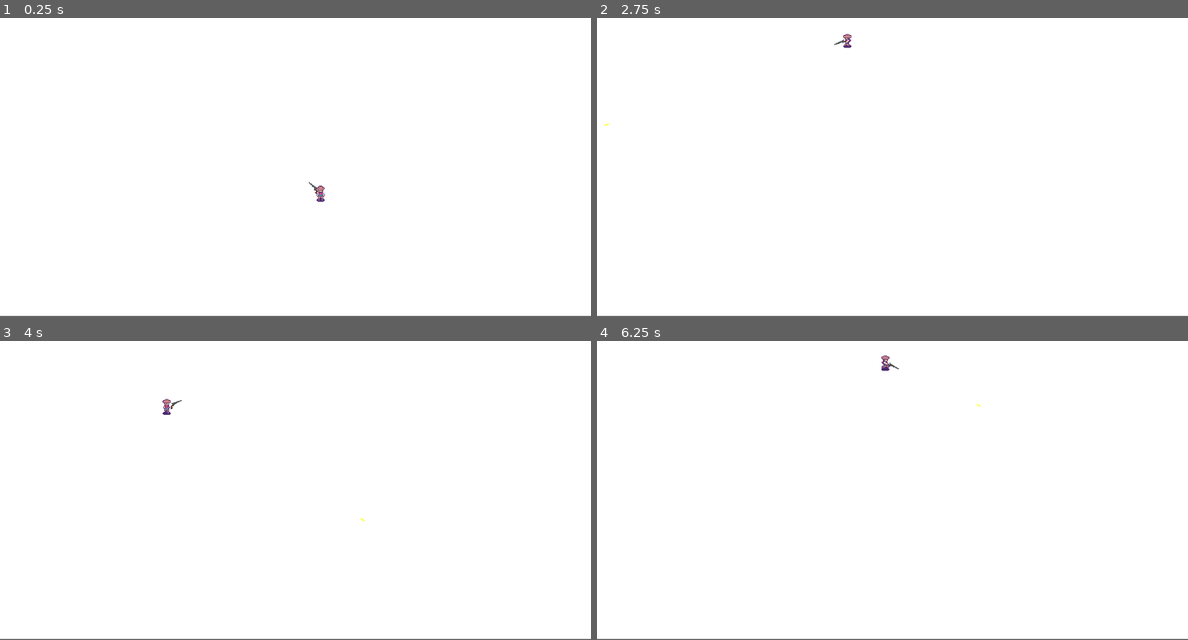
Above: before the commit, frames 1-4 (two rows, left to right).
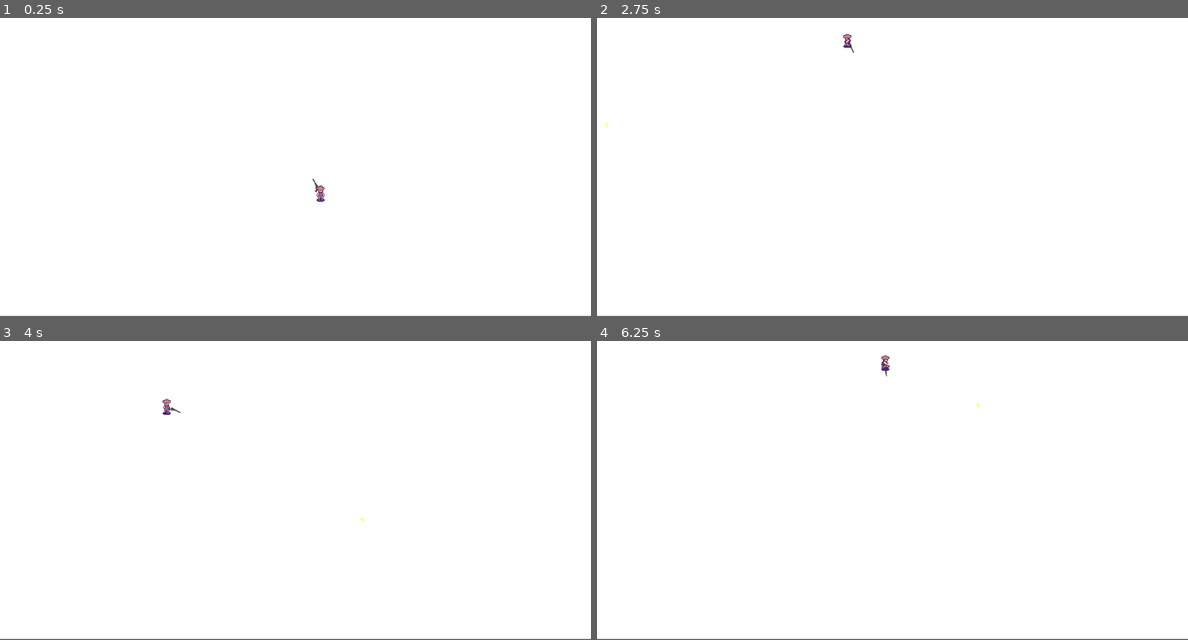
Above: after the commit, the same moments.

Repository: AugustanaCSC490Spring2025/Trail
Game: Godot game, scene res://Scenes/FreeRoamGame.tscn
Two runs of this game, one before a commit and one after it. Both use one fixed random seed, a clock stepped at 60 frames per second and the inputs below. This scene is started directly instead of the project's main scene.
Inputs (mouse positions are in pixels of both pictures, inside the frame that each line leads up to):
- Up to frame 1 (0.25 s): no input
- Up to frame 2 (2.75 s): tap Enter at 0.5 s; move the mouse to (862, 218) at 0.52 s; hold W (move up) 0.53-2.03 s; click (862, 218) at 0.6 s; move the mouse to (1069, 200) at 1.27 s; click (1069, 200) at 1.35 s; move the mouse to (715, 101) at 2.02 s; hold A (move left) from 2.03 s (still down); tap Mouse wheel down (zoom_in) at 2.1 s; click (715, 101) at 2.3 s
- Up to frame 3 (4 s): move the mouse to (325, 472) at 2.77 s; tap Mouse wheel up (zoom_out) at 2.85 s; click (325, 472) at 3.05 s; move the mouse to (206, 391) at 3.52 s; release A (move left) at 3.53 s; hold S (move down) from 3.53 s (still down); click (206, 391) at 3.6 s
- Up to frame 4 (6.25 s): move the mouse to (1022, 457) at 4.27 s; release S (move down) at 4.28 s; hold D (move right) 4.28-5.03 s; click (1022, 457) at 4.35 s; move the mouse to (774, 490) at 5.02 s; hold W (move up) 5.03-5.78 s; tap Mouse wheel down (zoom_in) at 5.1 s; click (774, 490) at 5.3 s; move the mouse to (951, 400) at 5.77 s; hold D (move right) from 5.78 s (still down); tap Mouse wheel up (zoom_out) at 5.85 s; click (951, 400) at 6.05 s

The runs differ from the first frame. In frame 1, less than 0.1% of the frame differs, in the area x 52-54%, y 53-60%; in frame 2, less than 0.1%; in frame 3, less than 0.1%, in the area x 28-62%, y 19-61%; in frame 4, less than 0.1%.
Error after the commit: Out of bounds get index '0' (on base: 'Array[Node]') (res://Scripts/player_body_input.gd:3)

Commit message:
Weapon Rotation Is Synced

Diff:
--- a/Scenes/PlayerBody.tscn
+++ b/Scenes/PlayerBody.tscn
@@ -701,18 +701,9 @@
 properties/2/path = NodePath(".:playerID")
 properties/2/spawn = true
 properties/2/replication_mode = 1
-properties/3/path = NodePath(".:player_facing")
-properties/3/spawn = false
+properties/3/path = NodePath("AnimatedSprite2D:animation")
+properties/3/spawn = true
 properties/3/replication_mode = 1
-properties/4/path = NodePath("AnimatedSprite2D:animation")
-properties/4/spawn = true
-properties/4/replication_mode = 1
-properties/5/path = NodePath("Weapon Pivot:position")
-properties/5/spawn = false
-properties/5/replication_mode = 1
-properties/6/path = NodePath("Weapon Pivot:rotation")
-properties/6/spawn = false
-properties/6/replication_mode = 1
 
 [sub_resource type="SceneReplicationConfig" id="SceneReplicationConfig_mhctf"]
 properties/0/path = NodePath("InputSynchronizer:vertical_input")
@@ -724,6 +715,9 @@
 properties/2/path = NodePath("InputSynchronizer:shoot_input")
 properties/2/spawn = true
 properties/2/replication_mode = 1
+properties/3/path = NodePath("InputSynchronizer:mouse_position")
+properties/3/spawn = true
+properties/3/replication_mode = 1
 
 [node name="PlayerBody" type="CharacterBody2D" groups=["Hurtable", "Players"]]
 motion_mode = 1
@@ -759,3 +753,9 @@
 [node name="Weapon Pivot" parent="." instance=ExtResource("6_wb0pm")]
 
 [node name="Camera2D" type="Camera2D" parent="."]
+
+[node name="BulletSpawner" type="MultiplayerSpawner" parent="."]
+_spawnable_scenes = PackedStringArray("uid://d2in45datil1g")
+spawn_path = NodePath("../Bullets")
+
+[node name="Bullets" type="Node2D" parent="."]
--- a/Scripts/bullet.gd
+++ b/Scripts/bullet.gd
@@ -3,8 +3,8 @@
 @onready var direction = null
 @onready var sprite = $Sprite2D
 var velocity = 1200
-var x_speed
-var y_speed
+var x_speed = 0
+var y_speed = 0
 var origin
 
 
--- a/Scripts/player_body_input.gd
+++ b/Scripts/player_body_input.gd
@@ -1,8 +1,12 @@
 extends MultiplayerSynchronizer
+
+@onready var Game = get_tree().get_nodes_in_group("GameManager")[0]
+@onready var network = get_tree().get_nodes_in_group("GameManager")[1]
 
 @export var vertical_input : int
 @export var horizontal_input : int
 @export var shoot_input : bool
+@export var mouse_position : Vector2
 @onready var enable = false
 
 func _ready():
@@ -17,6 +21,7 @@
 	vertical_input = Input.get_axis("move up", "move down")
 	horizontal_input = Input.get_axis("move left", "move right")
 	shoot_input = Input.is_action_just_pressed("shoot")
+	mouse_position = Game.get_global_mouse_position()
 	#if(multiplayer.get_unique_id() != 1):
 		#print(str(horizontal_input) + " " + str(vertical_input) + " " + str(shoot_input) + " " + str(multiplayer.get_unique_id()))
 	#print(str(vertical_input) + " vertical " + str(multiplayer.get_unique_id()))
--- a/Scripts/projectile_weapon.gd
+++ b/Scripts/projectile_weapon.gd
@@ -1,19 +1,19 @@
 extends Node2D
 
-var mouse_position =  null
 var side = true
 @onready var bullet = preload("res://Scenes/Weapons/Projectiles/bullet.tscn")
 @onready var weapon_tip = $RayCast2D/Tip
 @onready var pointing_tip = $RayCast2D
 @onready var pivot_point = $"."
 @onready var sprite = $Sprite2D
+@onready var bullets = get_parent().get_node("Bullets")
 @onready var input_synchronizer = get_parent().get_node("InputSynchronizer")
 
 func _physics_process(delta: float) -> void:
 	if (input_synchronizer.enable):
 		if input_synchronizer.shoot_input:
 			shoot()
-		pointGun.rpc()
+	pointGun()#.rpc()
 
 
 		#weapon_tip.position = mouse_position
@@ -25,15 +25,16 @@
 
 func shoot():
 	var shot = bullet.instantiate()
-	owner.add_child(shot, true)
+	bullets.add_child(shot, true)
 	shot.global_position = pivot_point.global_position
-	shot.look_at(mouse_position)
+	shot.look_at(input_synchronizer.mouse_position)
 	shot.fire(pivot_point.global_position)
 
-@rpc("any_peer", "call_local", "reliable")
+#@rpc("any_peer", "call_local", "reliable")
 func pointGun():
-	mouse_position = get_global_mouse_position()
-	pivot_point.look_at(mouse_position)
-	if((pivot_point.global_position.x > mouse_position.x && side) || (pivot_point.global_position.x < mouse_position.x && !side)):
+	#mouse_position = get_global_mouse_position()
+	#print(str(multiplayer.get_unique_id()) + " " + str(input_synchronizer.get_multiplayer_authority()))
+	pivot_point.look_at(input_synchronizer.mouse_position)
+	if((pivot_point.global_position.x > input_synchronizer.mouse_position.x && side) || (pivot_point.global_position.x < input_synchronizer.mouse_position.x && !side)):
 		side = !side
 		flip()
